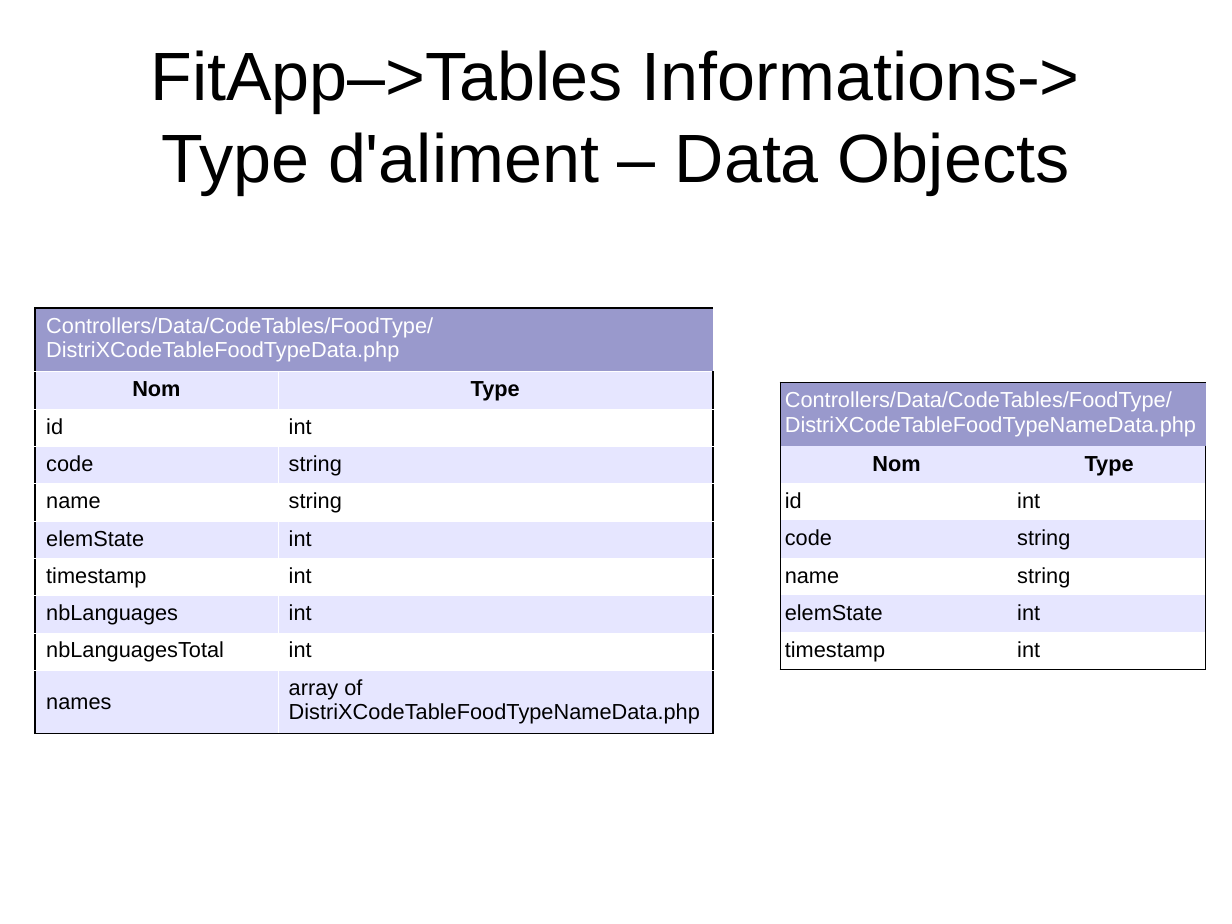
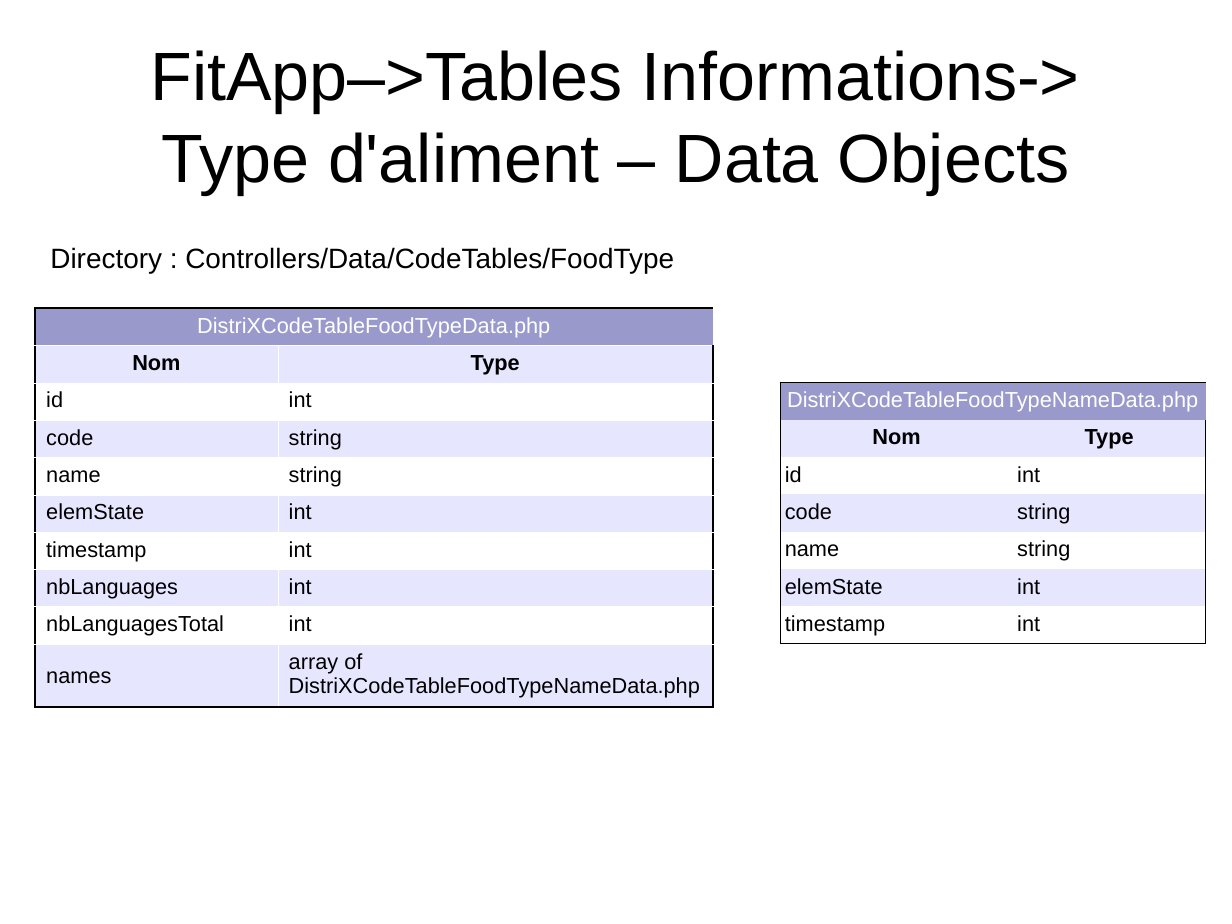
Before and after one commit to NicolasGavard/WebVysionSportV2, a slide deck: slide 10 of Documentations/FitApp - Table Informations v1.02.odp. Drawn at 1232x924 pixels with LibreOffice and Linux fonts; fonts in the diff are those of the drawing. Boxes give left, top, right and bottom in pixels: in the first picture for what was removed or moved away, otherwise in the second. Text is boxed around its words. In the diff, an @@ line names an element or a change of style, - is before the commit and + after.

```diff
--- a/Documentations/FitApp - Table Informations v1.02.odp
+++ b/Documentations/FitApp - Table Informations v1.02.odp
@@ text added at (50,247,674,274), 18 pt, text #000000 @@
+Directory : Controllers/Data/CodeTables/FoodType
@@ table at (35,309,712,702) @@
-row 1, column 1: Controllers/Data/CodeTables/FoodType/ DistriXCodeTableFoodTypeData.php
+row 1, column 1: DistriXCodeTableFoodTypeData.php
@@ table at (780,382,1205,640) @@
-row 1, column 1: Controllers/Data/CodeTables/FoodType/ DistriXCodeTableFoodTypeNameData.php
+row 1, column 1: DistriXCodeTableFoodTypeNameData.php
```
Also in this commit, not shown: 3 other slides changed, 7 other files.
